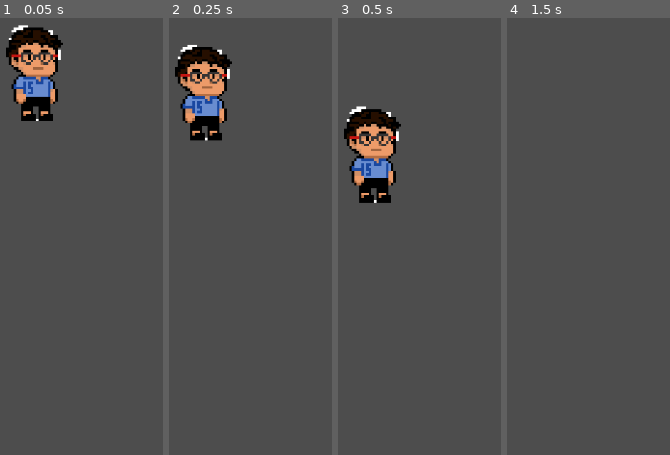
Above: before the commit, frames 1-4 (left to right).
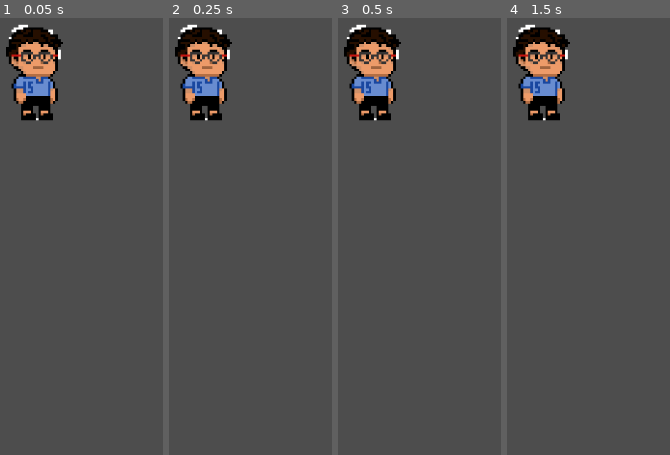
Above: after the commit, the same moments.

Repository: spandya-web/GameDev
Game: Godot game, scene res://Scenes/player.tscn
The game is run twice, just before and just after one commit, with the same random seed, the same clock (stepped at 60 frames per second) and the same inputs. Before the commit the project has no main scene; this scene is started directly in both runs.
Inputs:
- Up to frame 1 (0.05 s): no input
- Up to frame 2 (0.25 s): no input
- Up to frame 3 (0.5 s): no input
- Up to frame 4 (1.5 s): tap Enter (ui_accept) at 0.5, 0.6, 0.77, 1.07, 1.35 s; hold Right (ui_right) from 0.53 s (still down)

The runs differ from the first frame. In frame 1, 0.9% of the frame differs, in the area x 3-39%, y 1-24%; in frame 2, 6.7%; in frame 3, 11%, in the area x 3-39%, y 1-43%; in frame 4, 5.5%.

Commit message:
Added ball

Diff:
--- /dev/null
+++ b/hoowwzaat/Scenes/Main.tscn
@@ -0,0 +1,15 @@
+[gd_scene format=3 uid="uid://cxh4f803iij2o"]
+
+[ext_resource type="Texture2D" uid="uid://bqhptpq7t6pxn" path="res://Assests/Character.png" id="1_idj7w"]
+[ext_resource type="PackedScene" uid="uid://0xe7piiccq4m" path="res://Scenes/ball.tscn" id="2_kln2b"]
+
+[node name="Node2D" type="Node2D" unique_id=1550848327]
+position = Vector2(-1, -2)
+
+[node name="Character" type="Sprite2D" parent="." unique_id=405411614]
+position = Vector2(180, 430.00003)
+scale = Vector2(5.55, 5.55)
+texture = ExtResource("1_idj7w")
+
+[node name="Ball" parent="." unique_id=1531333167 instance=ExtResource("2_kln2b")]
+position = Vector2(-47, 46)
--- /dev/null
+++ b/hoowwzaat/Scenes/ball.tscn
@@ -0,0 +1,21 @@
+[gd_scene format=3 uid="uid://0xe7piiccq4m"]
+
+[ext_resource type="Script" uid="uid://bpfu5wxufkjab" path="res://Scripts/ball.gd" id="1_d60mj"]
+[ext_resource type="Texture2D" uid="uid://mbexoe5vhv84" path="res://Assests/Cricket_ball.png" id="2_ij5cq"]
+
+[sub_resource type="CircleShape2D" id="CircleShape2D_ij5cq"]
+radius = 26.683329
+
+[node name="Ball" type="Area2D" unique_id=1531333167]
+script = ExtResource("1_d60mj")
+
+[node name="CollisionShape2D" type="CollisionShape2D" parent="." unique_id=728580474]
+position = Vector2(1064, 449)
+shape = SubResource("CircleShape2D_ij5cq")
+
+[node name="Sprite2D" type="Sprite2D" parent="." unique_id=1065209824]
+
+[node name="CricketBall" type="Sprite2D" parent="." unique_id=1785061345]
+position = Vector2(1071, 451)
+scale = Vector2(2.1875, 2.1875)
+texture = ExtResource("2_ij5cq")
--- a/hoowwzaat/Scenes/player.tscn
+++ b/hoowwzaat/Scenes/player.tscn
@@ -11,12 +11,13 @@
 script = ExtResource("1_cvnsp")
 
 [node name="AnimatedSprite2D" type="AnimatedSprite2D" parent="." unique_id=477026641]
+position = Vector2(0, 3)
+
+[node name="CollisionShape2D" type="CollisionShape2D" parent="." unique_id=2079215129]
+position = Vector2(142, 98)
+shape = SubResource("CapsuleShape2D_vgqql")
 
 [node name="Character" type="Sprite2D" parent="." unique_id=2074166038]
 position = Vector2(141, 98)
 scale = Vector2(3.5499997, 3.5499997)
 texture = ExtResource("2_6t5aa")
-
-[node name="CollisionShape2D" type="CollisionShape2D" parent="." unique_id=2079215129]
-position = Vector2(142, 98)
-shape = SubResource("CapsuleShape2D_vgqql")
--- /dev/null
+++ b/hoowwzaat/Scripts/ball.gd
@@ -0,0 +1,5 @@
+extends Area2D
+
+var speed = 300
+func _process(delta):
+	position.x -= speed * delta
--- a/hoowwzaat/Scripts/player.gd
+++ b/hoowwzaat/Scripts/player.gd
@@ -1,21 +1,19 @@
 extends CharacterBody2D
 
+var swinging = false
 
-const SPEED = 300.0
+func _process(delta):
 
+	if Input.is_action_just_pressed("ui_accept"):
+		swing()
 
-func _physics_process(delta: float) -> void:
-	# Add the gravity.
-	if not is_on_floor():
-		velocity += get_gravity() * delta
+func swing():
+	if swinging:
+		return
 
+	swinging = true
+	$AnimatedSprite2D.rotation_degrees = -45
+	await get_tree().create_timer(0.1).timeout
+	$AnimatedSprite2D.rotation_degrees = 0
 
-	# Get the input direction and handle the movement/deceleration.
-	# As good practice, you should replace UI actions with custom gameplay actions.
-	var direction := Input.get_axis("ui_left", "ui_right")
-	if direction:
-		velocity.x = direction * SPEED
-	else:
-		velocity.x = move_toward(velocity.x, 0, SPEED)
-
-	move_and_slide()
+	swinging = false
--- a/hoowwzaat/project.godot
+++ b/hoowwzaat/project.godot
@@ -11,6 +11,7 @@
 [application]
 
 config/name="HOOWWZAAT"
+run/main_scene="uid://plui5mrn2715"
 config/features=PackedStringArray("4.6", "Forward Plus")
 config/icon="res://icon.svg"
 
Binary file added: hoowwzaat/Assests/Cricket_ball.png
Not shown, added: hoowwzaat/Assests/Cricket_ball.png.import
Not shown, added: hoowwzaat/Scripts/ball.gd.uid
Not shown, added: hoowwzaat/Assests/Cricket_ball.png171373816018.tmp
